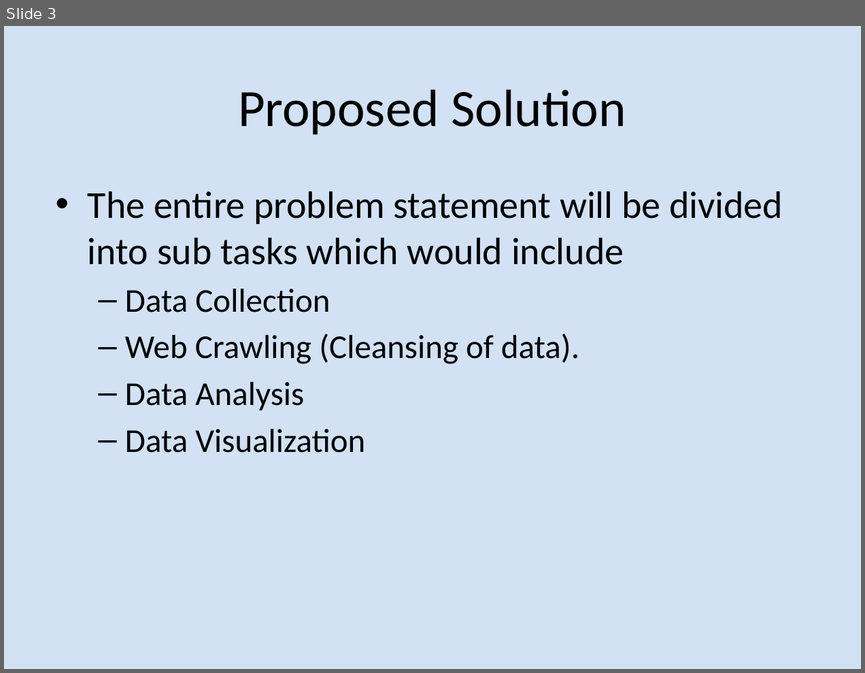
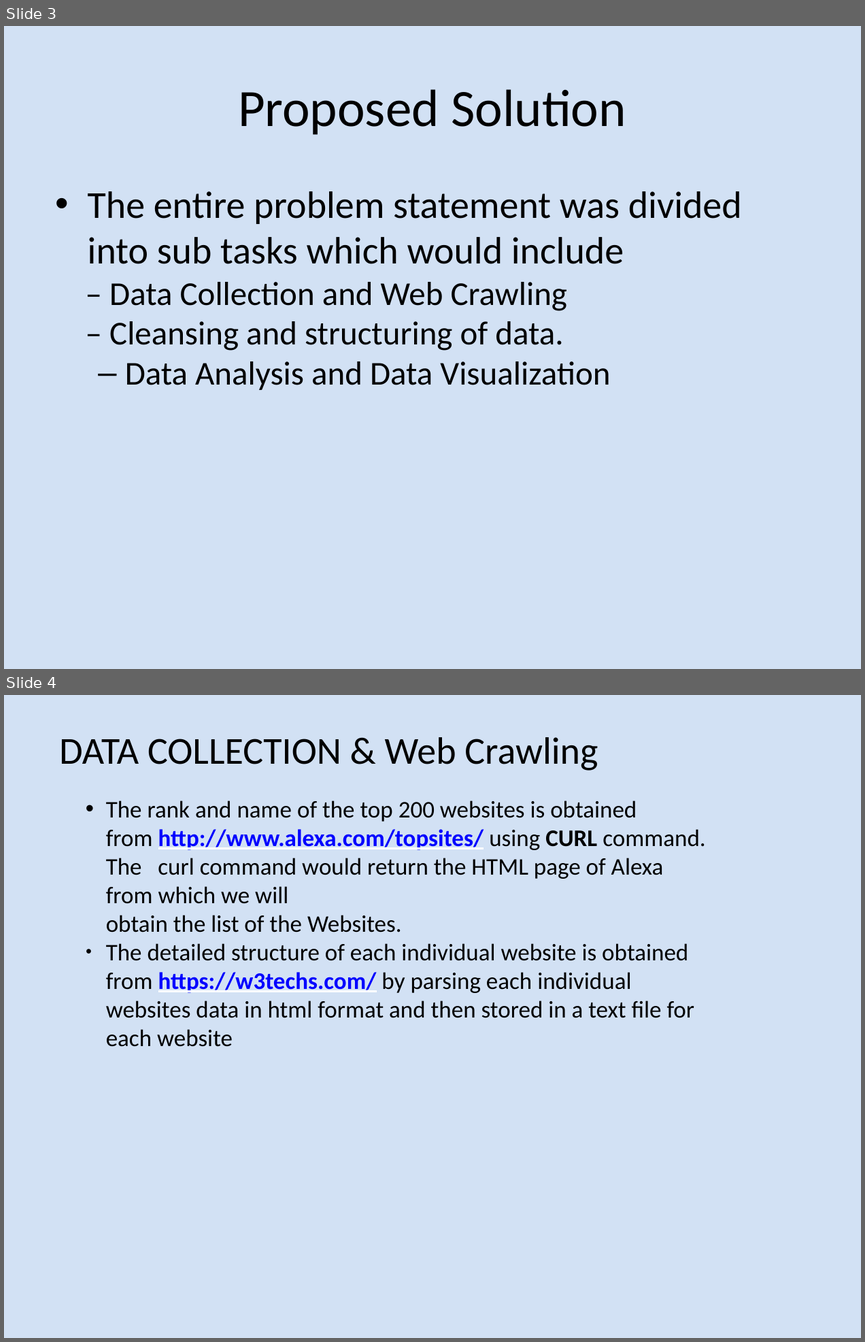
Before and after one commit to hartej-kathuria/term-project, a slide deck: HTML Attribute Analysis of the Top 200 Most.pptx. Shown one above the other, each under a label of ours: slide 3 before the commit, slides 3 and 4 after it. The pictures are 865x673 and 865x1342 pixels, drawn with LibreOffice and Linux fonts; fonts in the diff are those of the drawing. Boxes give left, top, right and bottom in pixels: in the first picture for what was removed or moved away, otherwise in the second. Text is boxed around its words. In the diff, an @@ line names an element or a change of style, - is before the commit and + after.

```diff
--- a/HTML Attribute Analysis of the Top 200 Most.pptx
+++ b/HTML Attribute Analysis of the Top 200 Most.pptx
@@ slide 4 added at box(4, 695, 861, 1338), background #C6D9F1 at 78% opacity @@
@@ text added at box(59, 737, 598, 770), 32 pt, text #000000 @@
+DATA COLLECTION & Web Crawling
@@ text added at box(106, 800, 705, 1047), 20 pt, text #000000 @@
+  • The rank and name of the top 200 websites is obtained
+from http://www.alexa.com/topsites/ using CURL command. The curl command would return the HTML page of Alexa from which we will
+obtain the list of the Websites.
+  ● The detailed structure of each individual website is obtained from https://w3techs.com/ by parsing each individual websites data in html format and then stored in a text file for each website
@@ slide 3 changed as well @@
@@ text at box(88, 191, 742, 390): text changed @@
-• The entire problem statement will be divided into sub tasks which would include
-  – Data Collection
-  – Web Crawling (Cleansing of data).
-  – Data Analysis
-  – Data Visualization
+• The entire problem statement was divided into sub tasks which would include
+– Data Collection and Web Crawling
+– Cleansing and structuring of data.
+  – Data Analysis and Data Visualization
```
Also in this commit, not shown: 2 other slides changed, 4 other slides added, 3 slides removed.
